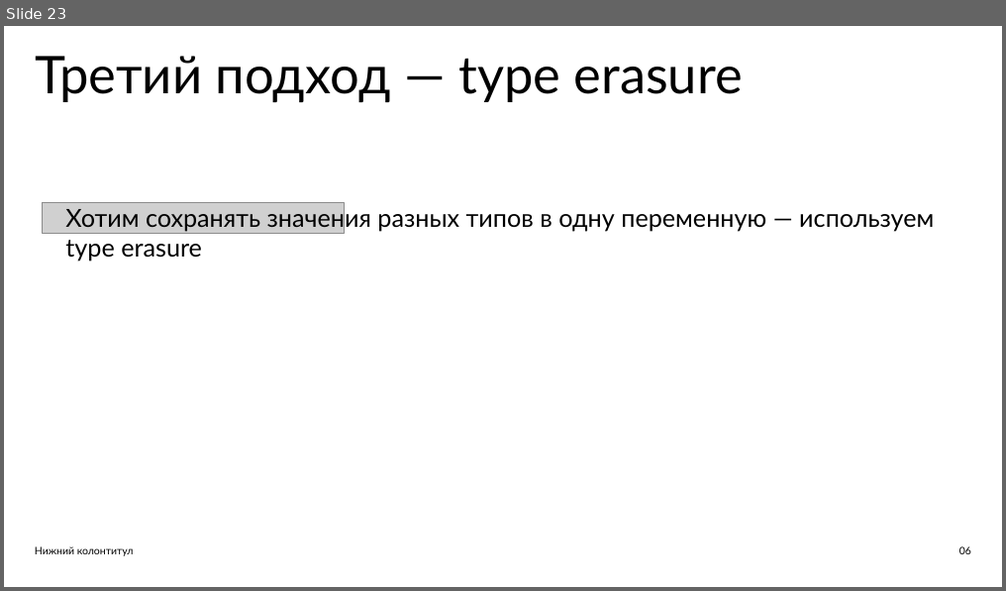
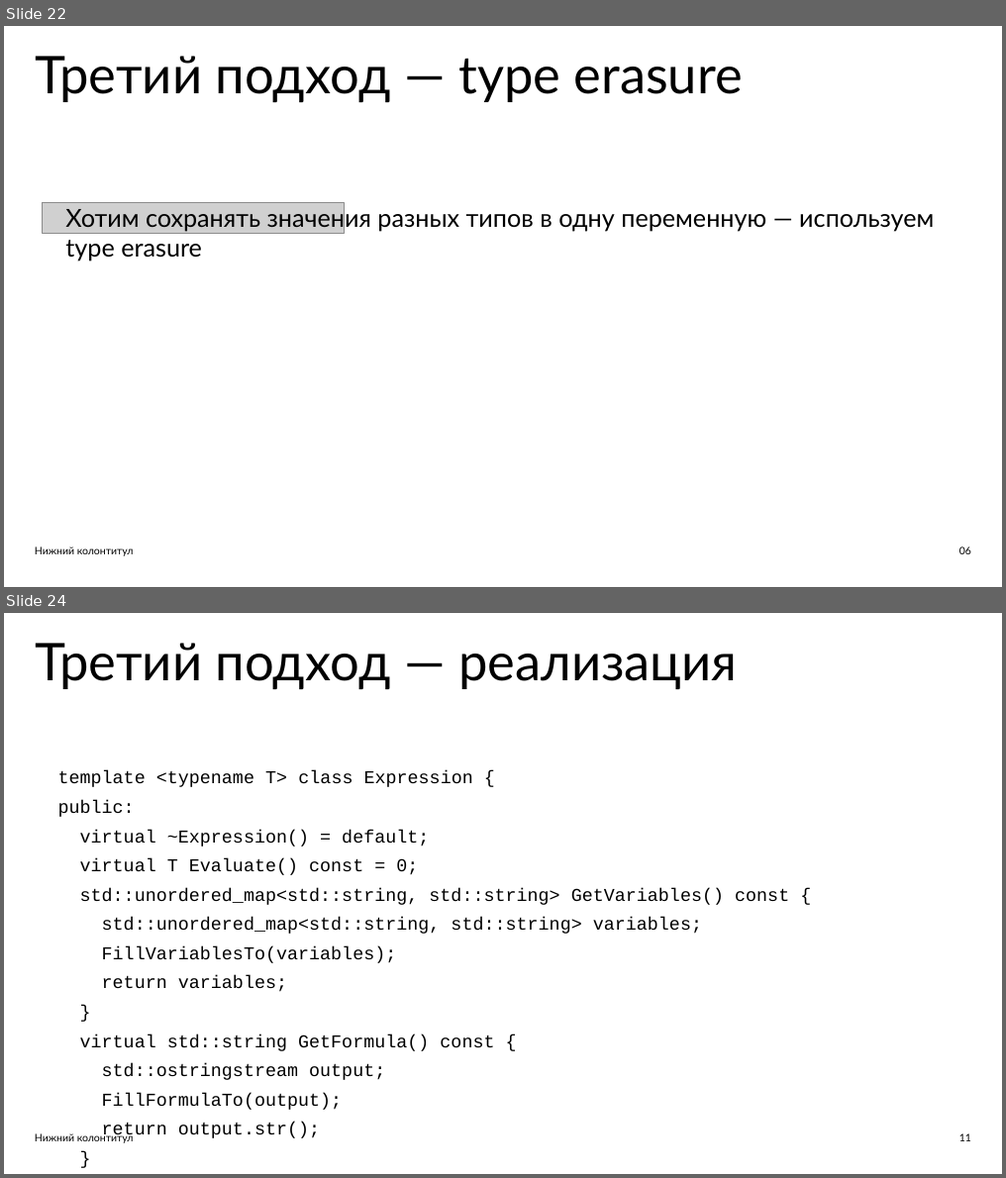
Before and after one commit to ishfb/zcc23, a slide deck: slides.pptx. Shown one above the other, each under a label of ours: slide 23 before the commit, slides 22 and 24 after it; the slides between them are not shown. The pictures are 1006x591 and 1006x1178 pixels, drawn with LibreOffice and Linux fonts; fonts in the diff are those of the drawing; grey boxes stand for pictures. Boxes give left, top, right and bottom in pixels: in the first picture for what was removed or moved away, otherwise in the second. Text is boxed around its words. In the diff, an @@ line names an element or a change of style, - is before the commit and + after.

```diff
--- a/slides.pptx
+++ b/slides.pptx
@@ slide 24 added at bbox=[4, 613, 1002, 1174], background #FFFFFF @@
@@ text added at bbox=[35, 643, 738, 689], 75 pt, text #000000 @@
+Третий подход — реализация
@@ text added at bbox=[58, 771, 789, 1142], 26.2 pt, text #000000 @@
+template <typename T> class Expression {
+public:
+virtual ~Expression() = default;
+virtual T Evaluate() const = 0;
+std::unordered_map<std::string, std::string> GetVariables() const {
+std::unordered_map<std::string, std::string> variables;
+FillVariablesTo(variables);
+return variables;
+}
+virtual std::string GetFormula() const {
+std::ostringstream output;
+FillFormulaTo(output);
+return output.str();
+}
@@ text added at bbox=[35, 1133, 134, 1144], 15 pt, text #000000 @@
+Нижний колонтитул
@@ text added at bbox=[959, 1134, 971, 1142], 15 pt, text #000000 @@
+11
@@ what was slide 23 is now slide 22 @@
```
Also in this commit, not shown: 7 other slides added, 1 slide removed, 1 other file.
